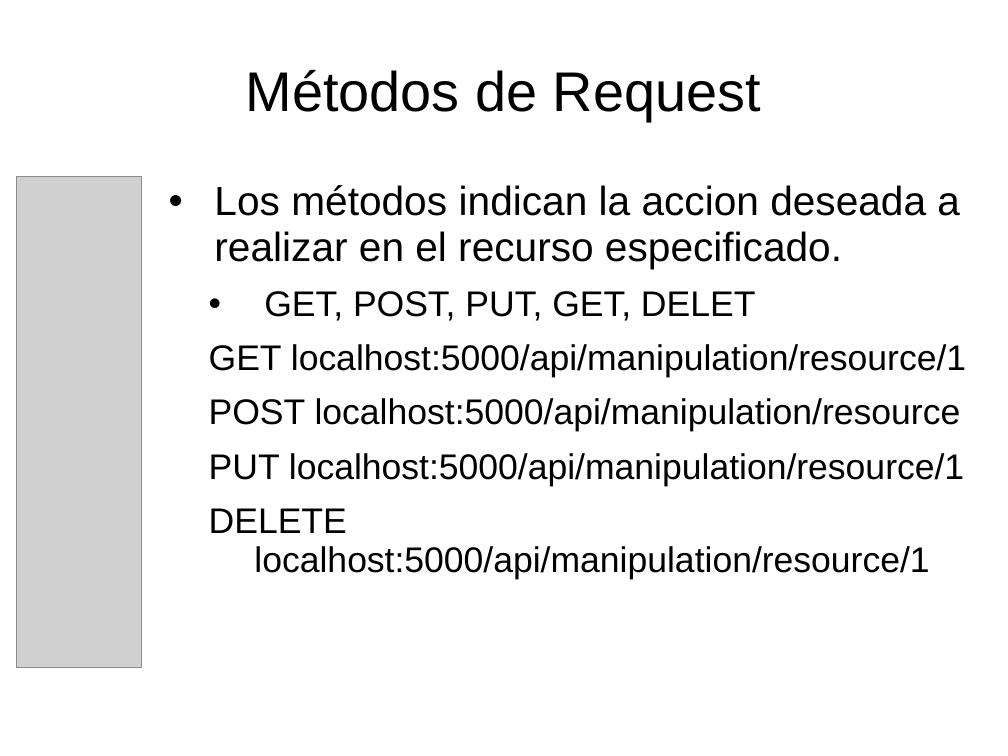
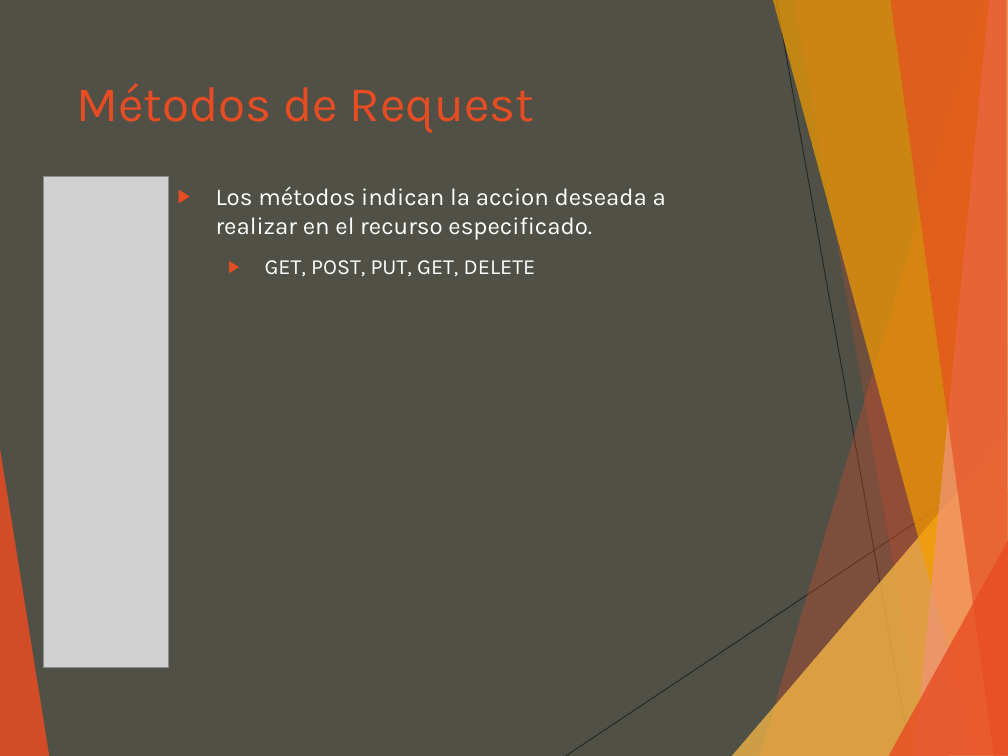
Before and after one commit to luisgepeto/PostmanCourse, a slide deck: slide 9 of Presentacion.ppt. Drawn at 1008x756 pixels with LibreOffice and Linux fonts; fonts in the diff are those of the drawing; grey boxes stand for pictures. Boxes give left, top, right and bottom in pixels: in the first picture for what was removed or moved away, otherwise in the second. Text is boxed around its words. In the diff, an @@ line names an element or a change of style, - is before the commit and + after.

```diff
--- a/Presentacion.ppt
+++ b/Presentacion.ppt
@@ background #FFFFFF to #505046 @@
@@ title "Métodos de Request": place and size @@
-title "Métodos de Request" at <box>246,70,761,121</box>
+title "Métodos de Request" at <box>76,83,535,133</box>
@@ title "Métodos de Request" at <box>76,83,535,133</box>: size 44 to 39 pt, font Arial to Karla, text colour #000000 to #E84C22; alignment centre to left; line spacing 0.93 to 1; vertical alignment middle to top @@
@@ picture: place and size @@
-picture at <box>16,177,141,667</box>
+picture at <box>44,177,168,667</box>
@@ text at <box>216,186,666,240</box>: size 32 to 19 pt, font Arial to Karla, text colour #000000 to #FFFFFF in "Los métodos indican la accion deseada a ..."; bullet • to ▶; line spacing 0.93 to 1; less space between paragraphs; bullet colour #000000 to #E84C22 @@
@@ text at <box>265,260,536,276</box>: text changed; size 28 to 17 pt; font Arial to Karla; text colour #000000 to #FFFFFF @@
-  • GET, POST, PUT, GET, DELET
-  GET localhost:5000/api/manipulation/resource/1
-  POST localhost:5000/api/manipulation/resource
-  PUT localhost:5000/api/manipulation/resource/1
-  DELETE localhost:5000/api/manipulation/resource/1
+  ▶ GET, POST, PUT, GET, DELETE
@@ group added at <box>0,0,1008,756</box>: 8 freeform shapes, 2 lines @@
```
Also in this commit, not shown: 13 other slides changed, 3 slides added, 3 other files.
